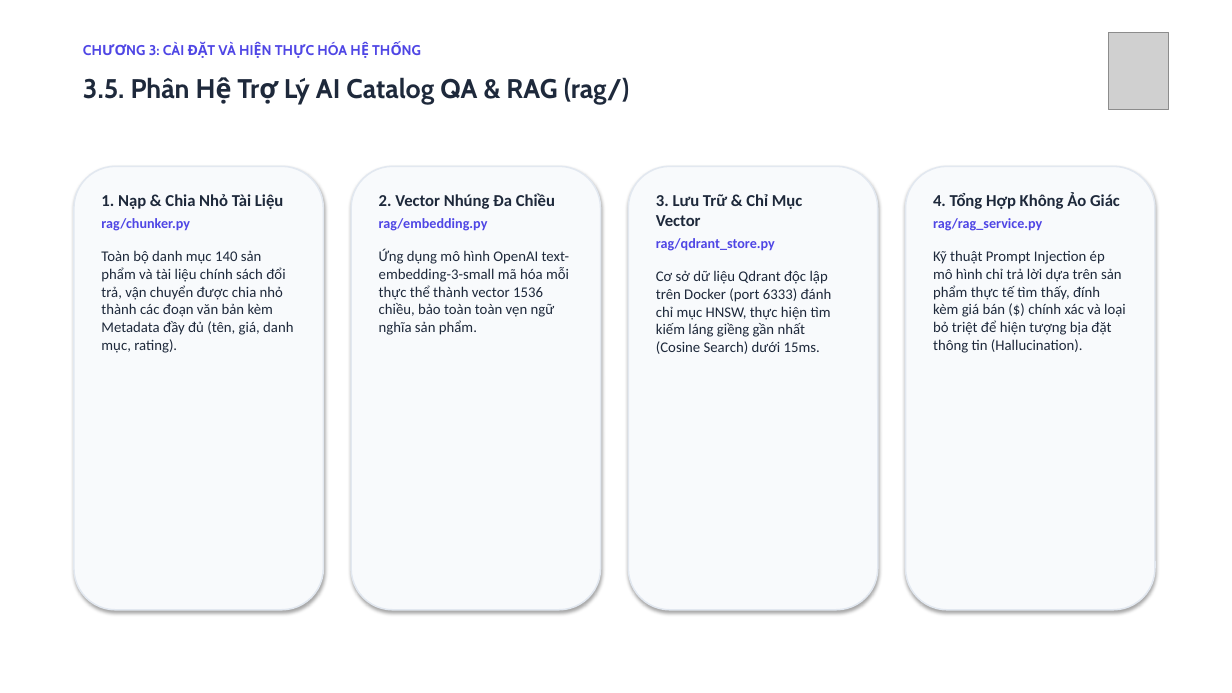
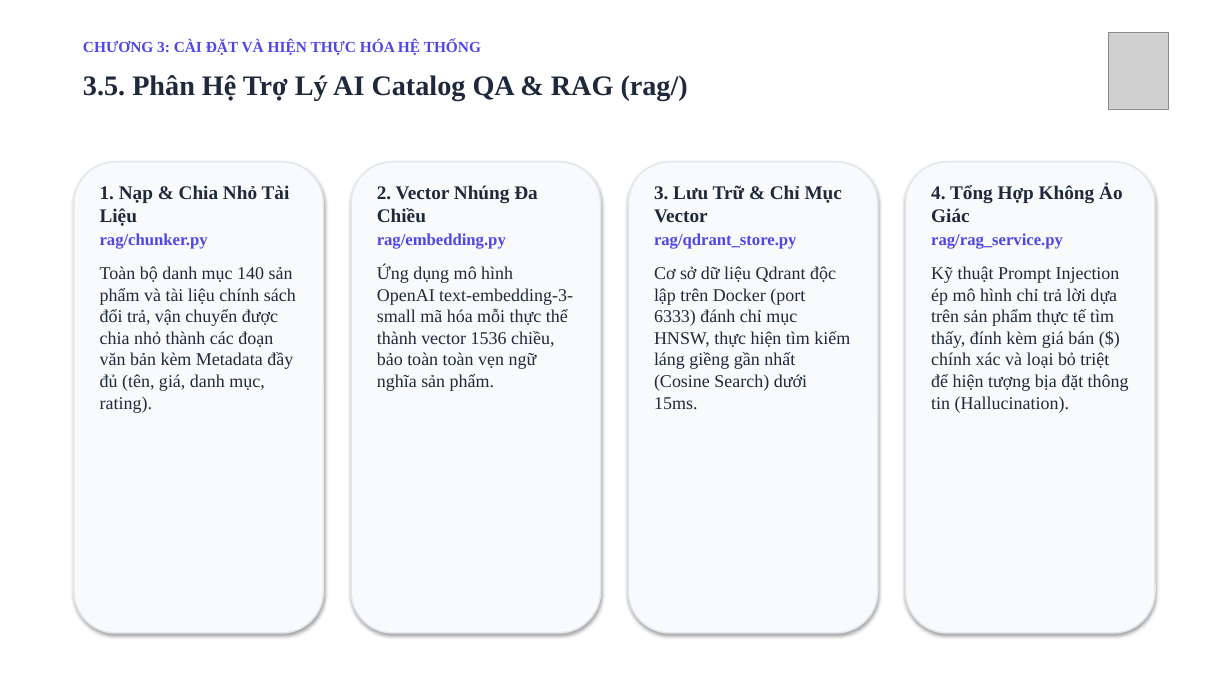
Before and after one commit to linhle100905/real-time-retail-analytics-platform, a slide deck: slide 8 of docs/Bao_Cao_Thuyet_Trinh_Do_An_Full.pptx. Drawn at 1232x693 pixels with LibreOffice and Linux fonts; fonts in the diff are those of the drawing; grey boxes stand for pictures. Boxes give left, top, right and bottom in pixels: in the first picture for what was removed or moved away, otherwise in the second. Text is boxed around its words. In the diff, an @@ line names an element or a change of style, - is before the commit and + after.

Commit message:
docs: standardize all presentation slides with Times New Roman font (content 15pt, titles 22pt)

```diff
--- a/docs/Bao_Cao_Thuyet_Trinh_Do_An_Full.pptx
+++ b/docs/Bao_Cao_Thuyet_Trinh_Do_An_Full.pptx
@@ text "CHƯƠNG 3: CÀI ĐẶT VÀ ..." at (83,40,481,55): size 11 to 12 pt, font Cabin to Times New Roman @@
@@ text "3.5. Phân Hệ Trợ Lý ..." at (83,75,688,100): size 21 to 22 pt, font Cabin to Times New Roman @@
@@ rounded rectangle: place and size @@
-rounded rectangle at (74,166,323,610)
+rounded rectangle at (74,162,323,633)
@@ text "1. Nạp & Chia Nhỏ ...": place and size @@
-text "1. Nạp & Chia Nhỏ ..." at (101,194,293,353)
+text "1. Nạp & Chia Nhỏ ..." at (100,185,296,413)
@@ text "1. Nạp & Chia Nhỏ ..." at (100,185,296,413): size 13 to 15 pt in "1. Nạp & Chia Nhỏ Tài Liệu"; font Calibri to Times New Roman; size 11 to 13 pt in "rag/chunker.py"; size 11.5 to 14 pt in "Toàn bộ danh mục 140 sản phẩm ..."; less space between paragraphs @@
@@ rounded rectangle: place and size @@
-rounded rectangle at (351,166,601,610)
+rounded rectangle at (351,162,601,633)
@@ text "2. Vector Nhúng Đa Chiều": place and size @@
-text "2. Vector Nhúng Đa Chiều" at (379,193,569,335)
+text "2. Vector Nhúng Đa Chiều" at (377,185,573,391)
@@ text "2. Vector Nhúng Đa Chiều" at (377,185,573,391): size 13 to 15 pt in "2. Vector Nhúng Đa Chiều"; font Calibri to Times New Roman; size 11 to 13 pt in "rag/embedding.py"; size 11.5 to 14 pt in "Ứng dụng mô hình OpenAI text-embedding-3-small mã ..."; less space between paragraphs @@
@@ rounded rectangle: place and size @@
-rounded rectangle at (628,166,878,610)
+rounded rectangle at (628,162,878,633)
@@ text "3. Lưu Trữ & Chỉ ...": place and size @@
-text "3. Lưu Trữ & Chỉ ..." at (656,194,832,354)
+text "3. Lưu Trữ & Chỉ ..." at (654,185,850,409)
@@ text "3. Lưu Trữ & Chỉ ..." at (654,185,850,409): size 13 to 15 pt in "3. Lưu Trữ & Chỉ Mục Vector"; font Calibri to Times New Roman; size 11 to 13 pt in "rag/qdrant_store.py"; size 11.5 to 14 pt in "Cơ sở dữ liệu Qdrant độc lập ..."; less space between paragraphs @@
@@ rounded rectangle: place and size @@
-rounded rectangle at (906,166,1155,610)
+rounded rectangle at (906,162,1155,633)
@@ text "4. Tổng Hợp Không Ảo ...": place and size @@
-text "4. Tổng Hợp Không Ảo ..." at (933,192,1126,353)
+text "4. Tổng Hợp Không Ảo ..." at (931,184,1129,413)
@@ text "4. Tổng Hợp Không Ảo ..." at (931,184,1129,413): size 13 to 15 pt in "4. Tổng Hợp Không Ảo Giác"; font Calibri to Times New Roman; size 11 to 13 pt in "rag/rag_service.py"; size 11.5 to 14 pt in "Kỹ thuật Prompt Injection ép mô hình ..."; less space between paragraphs @@
```
Also in this commit, not shown: 12 other slides changed.
